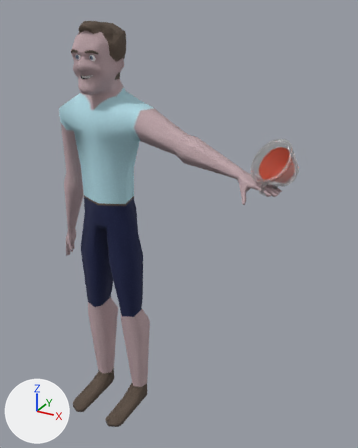
The glTF model assets/nulch.glb, before and after one commit.
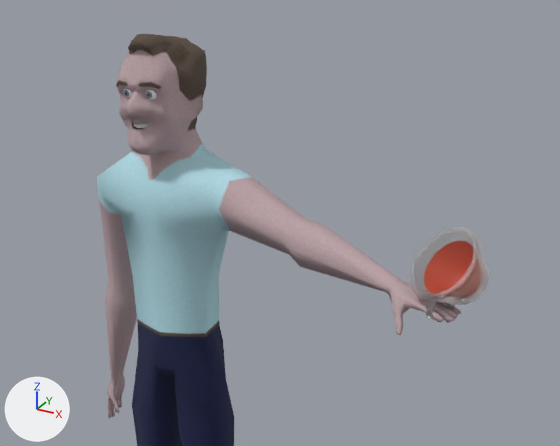
Old and new are each drawn whole from a 50 mm camera at (17.24, -22.71, 25.32) aimed at (4.82, -0.11, 14.02) and again close up on the part from 0% to 96% of the width and 0% to 61% of the height. Arrows for +X, +Y and +Z are at lower left; the lights stay in place. Where no turn or scale is listed for an object, it has been applied to the vertices.

Names of what the first close-up shows: 'Cylinder', 'body.001'.
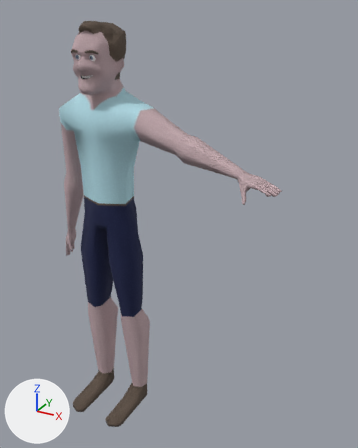
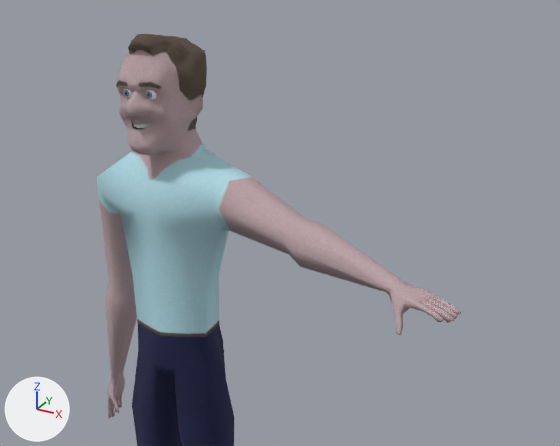
Location of each change, (x1, y1, x2, y2) in pixels of the close-ups (560 x 446 px):
```json
{"object": "Cylinder", "change": "deleted", "before": [410, 227, 489, 320]}
```

The change, as JSON lines over the scene's bpy script:
```json
{"op": "remove", "block": "ob_cylinder", "code": ["ob_cylinder = bpy.data.objects.new('Cylinder', me_cylinder)", "ob_cylinder.location = (11.74, -3.74, 19.13)"]}
```
